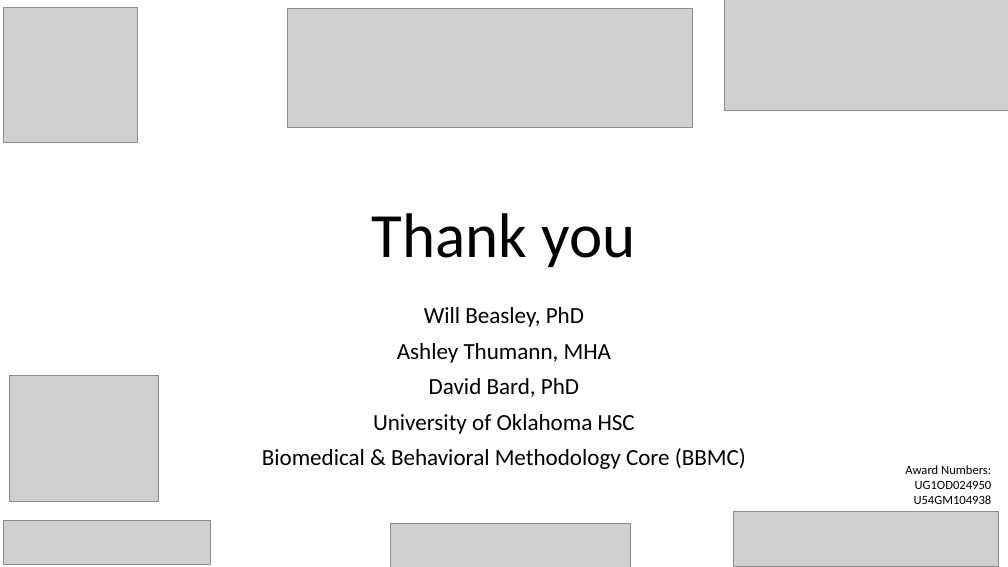
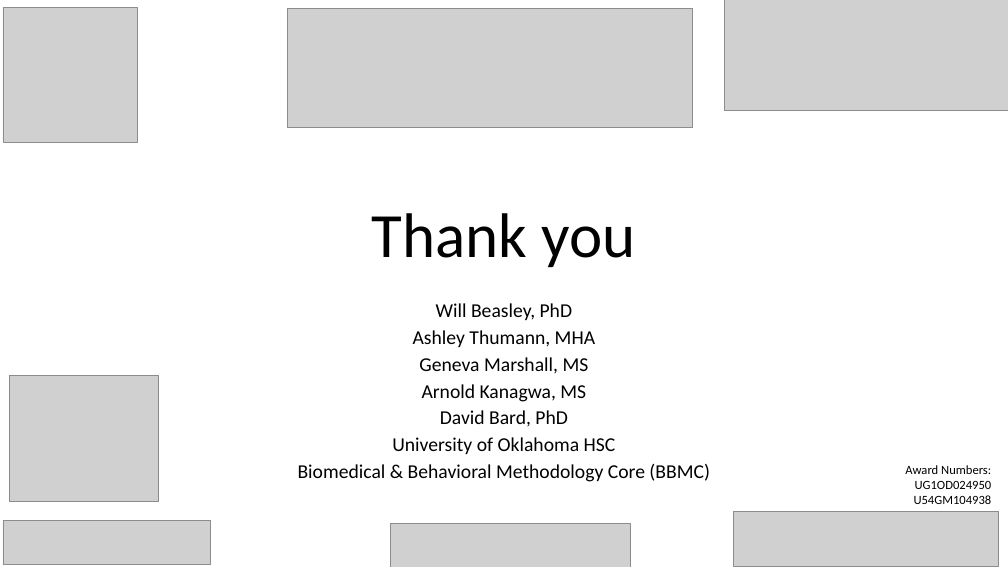
Before and after one commit to OuhscBbmc/prairie-outpost-public, a slide deck: slide 16 of publications/presentation-2024-01-peds-residents-qi/crdw-2024-01.pptx. Drawn at 1008x567 pixels with LibreOffice and Linux fonts; fonts in the diff are those of the drawing; grey boxes stand for pictures; background and template pictures are left out. Boxes give left, top, right and bottom in pixels: in the first picture for what was removed or moved away, otherwise in the second. Text is boxed around its words. In the diff, an @@ line names an element or a change of style, - is before the commit and + after.

```diff
--- a/publications/presentation-2024-01-peds-residents-qi/crdw-2024-01.pptx
+++ b/publications/presentation-2024-01-peds-residents-qi/crdw-2024-01.pptx
@@ subtitle at [298, 303, 710, 482]: size 22 to 18.7 pt in "Will Beasley, PhD", "Ashley Thumann, MHA", "David Bard, PhD", "University of Oklahoma HSC" and 1 more places; line spacing 0.9 to 0.7 @@
@@ subtitle at [419, 357, 589, 402]: paragraphs added @@
+Geneva Marshall, MS
+Arnold Kanagwa, MS
```
Also in this commit, not shown: 3 other slides changed.
